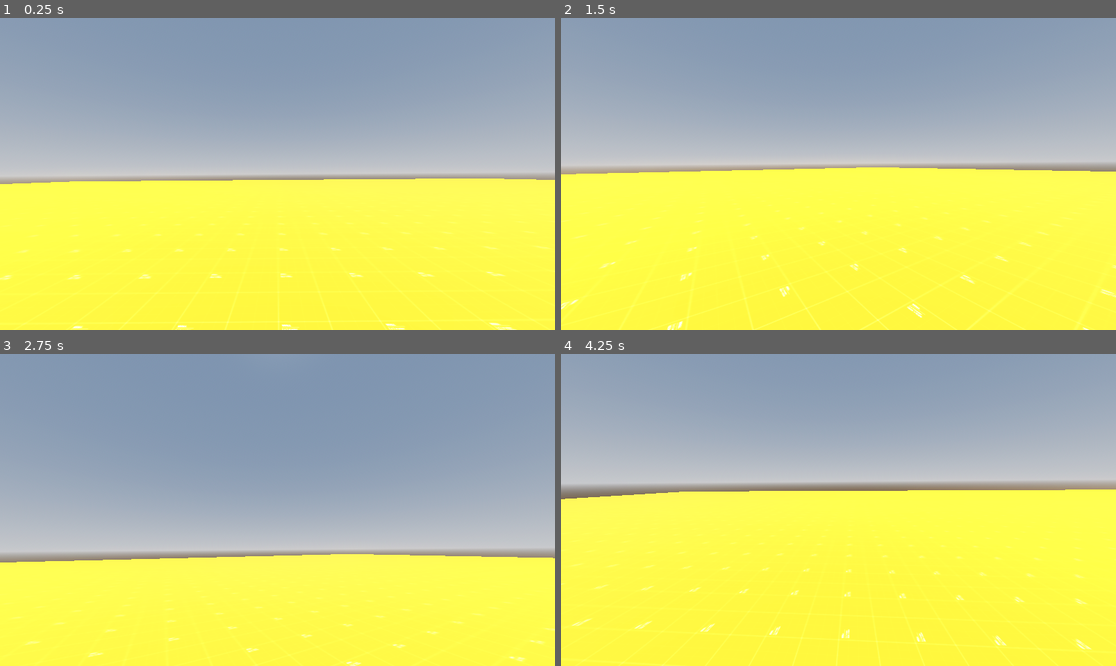
Above: before the commit, frames 1-4 (two rows, left to right).
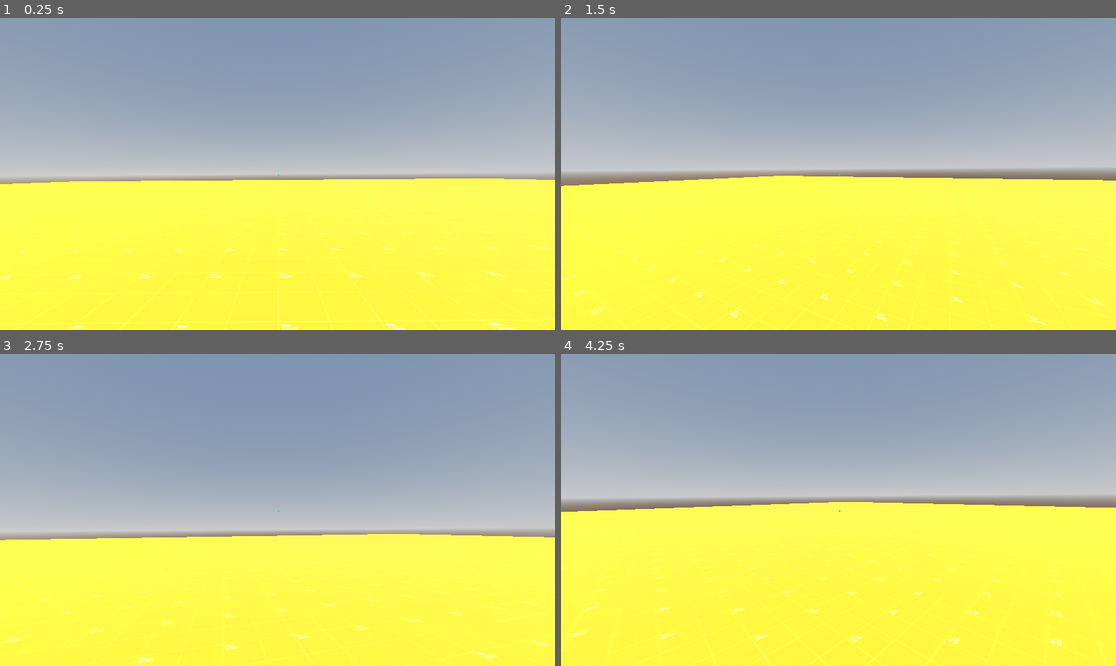
Above: after the commit, the same moments.

Repository: wdfeer/AAA-Project
Game: Godot game, scene res://game.tscn
The game is run twice, just before and just after one commit, with the same random seed, the same clock (stepped at 60 frames per second) and the same inputs.
Inputs (mouse positions are in pixels of both pictures, inside the frame that each line leads up to):
- Up to frame 1 (0.25 s): no input
- Up to frame 2 (1.5 s): tap Enter (ui_accept) at 0.5, 0.6 s; move the mouse to (866, 174) at 0.52 s; hold Up (ui_up) from 0.53 s (still down); tap Space (jump, bound only after the commit) at 0.77, 0.8, 1.07, 1.35 s; move the mouse to (810, 174) at 1.27 s
- Up to frame 3 (2.75 s): keep holding Up (ui_up); tap Space (jump, bound only after the commit) at 1.52, 1.82, 2.3 s; tap Enter (ui_accept) at 1.55, 2.1 s; move the mouse to (288, 503) at 2.02 s
- Up to frame 4 (4.25 s): keep holding Up (ui_up); move the mouse to (832, 516) at 2.77 s; tap Enter (ui_accept) at 2.85 s; tap Space (jump, bound only after the commit) at 3.02, 3.32, 3.6, 3.77, 4.07 s; move the mouse to (877, 513) at 3.52 s

The runs differ from the first frame. In frame 1, less than 0.1% of the frame differs, in the area x 50-51%, y 50-51%; in frame 2, 5.5%; in frame 3, 9.1%, in the area x 0-100%, y 50-100%; in frame 4, 8.2%.

Commit message:
Add crosshair

Diff:
--- a/Player.gd
+++ b/Player.gd
@@ -15,12 +15,12 @@
 		velocity.y -= gravity * delta
 
 	# Handle Jump.
-	if Input.is_action_just_pressed("ui_accept") and is_on_floor():
+	if Input.is_action_just_pressed("jump") and is_on_floor():
 		velocity.y = JUMP_VELOCITY
 
 	# Get the input direction and handle the movement/deceleration.
 	# As good practice, you should replace UI actions with custom gameplay actions.
-	var input_dir = Input.get_vector("ui_left", "ui_right", "ui_up", "ui_down")
+	var input_dir = Input.get_vector("left", "right", "up", "down")
 	var direction = (transform.basis * Vector3(input_dir.x, 0, input_dir.y)).normalized().rotated(Vector3.UP, camera.rotation.y)
 	if direction:
 		velocity.x = direction.x * SPEED
--- a/PlayerCamera.gd
+++ b/PlayerCamera.gd
@@ -1,6 +1,6 @@
 extends Camera3D
 
-const MOUSE_SENSITIVITY = 1;
+const MOUSE_SENSITIVITY = 0.5;
 
 func _ready():
 	Input.set_mouse_mode(Input.MOUSE_MODE_CAPTURED)
--- /dev/null
+++ b/assets/circle.svg
@@ -0,0 +1,24 @@
+<?xml version="1.0" encoding="UTF-8" standalone="no"?>
+<!-- Created with Inkscape (http://www.inkscape.org/) -->
+
+<svg
+   width="510.11697"
+   height="510.11719"
+   viewBox="0 0 134.96844 134.96851"
+   version="1.1"
+   id="svg5"
+   xmlns="http://www.w3.org/2000/svg"
+   xmlns:svg="http://www.w3.org/2000/svg">
+  <defs
+     id="defs2" />
+  <g
+     id="layer1"
+     transform="translate(-0.24908447,-0.24908446)">
+    <circle
+       style="fill:#ffffff;stroke:none;stroke-width:0;stroke-dasharray:none"
+       id="path234"
+       cx="67.733337"
+       cy="67.733337"
+       r="67.484253" />
+  </g>
+</svg>
--- a/game.tscn
+++ b/game.tscn
@@ -1,8 +1,9 @@
-[gd_scene load_steps=12 format=3 uid="uid://dg4twjbblcw5h"]
+[gd_scene load_steps=13 format=3 uid="uid://dg4twjbblcw5h"]
 
 [ext_resource type="Script" path="res://Player.gd" id="1_pr1b0"]
 [ext_resource type="Script" path="res://PlayerCamera.gd" id="2_18mc0"]
 [ext_resource type="Texture2D" uid="uid://bykbd4bs83pgc" path="res://addons/kenney_prototype_textures/orange/texture_01.png" id="2_x2qmg"]
+[ext_resource type="Texture2D" uid="uid://cg7qlx1ir41sd" path="res://assets/circle.svg" id="4_8kkm6"]
 
 [sub_resource type="ProceduralSkyMaterial" id="ProceduralSkyMaterial_iarg5"]
 sky_horizon_color = Color(0.64625, 0.65575, 0.67075, 1)
@@ -34,6 +35,28 @@
 
 [node name="Game" type="Node3D"]
 
+[node name="UI" type="Control" parent="."]
+layout_mode = 3
+anchors_preset = 0
+offset_right = 1152.0
+offset_bottom = 648.0
+
+[node name="Crosshair" type="TextureRect" parent="UI"]
+modulate = Color(0, 1, 0, 1)
+layout_mode = 1
+anchors_preset = 8
+anchor_left = 0.5
+anchor_top = 0.5
+anchor_right = 0.5
+anchor_bottom = 0.5
+offset_right = 4.0
+offset_bottom = 4.0
+grow_horizontal = 2
+grow_vertical = 2
+pivot_offset = Vector2(2, 2)
+texture = ExtResource("4_8kkm6")
+expand_mode = 1
+
 [node name="WorldEnvironment" type="WorldEnvironment" parent="."]
 environment = SubResource("Environment_b8hfi")
 
--- a/project.godot
+++ b/project.godot
@@ -13,8 +13,36 @@
 config/name="AAA Project"
 run/main_scene="res://game.tscn"
 config/features=PackedStringArray("4.0", "Forward Plus")
-config/icon="res://icon.svg"
+config/icon="res://assets/icon.svg"
 
 [dotnet]
 
 project/assembly_name="AAA Project"
+
+[input]
+
+up={
+"deadzone": 0.5,
+"events": [Object(InputEventKey,"resource_local_to_scene":false,"resource_name":"","device":-1,"window_id":0,"alt_pressed":false,"shift_pressed":false,"ctrl_pressed":false,"meta_pressed":false,"pressed":false,"keycode":0,"physical_keycode":87,"key_label":0,"unicode":119,"echo":false,"script":null)
+]
+}
+down={
+"deadzone": 0.5,
+"events": [Object(InputEventKey,"resource_local_to_scene":false,"resource_name":"","device":-1,"window_id":0,"alt_pressed":false,"shift_pressed":false,"ctrl_pressed":false,"meta_pressed":false,"pressed":false,"keycode":0,"physical_keycode":83,"key_label":0,"unicode":115,"echo":false,"script":null)
+]
+}
+left={
+"deadzone": 0.5,
+"events": [Object(InputEventKey,"resource_local_to_scene":false,"resource_name":"","device":-1,"window_id":0,"alt_pressed":false,"shift_pressed":false,"ctrl_pressed":false,"meta_pressed":false,"pressed":false,"keycode":0,"physical_keycode":65,"key_label":0,"unicode":97,"echo":false,"script":null)
+]
+}
+right={
+"deadzone": 0.5,
+"events": [Object(InputEventKey,"resource_local_to_scene":false,"resource_name":"","device":-1,"window_id":0,"alt_pressed":false,"shift_pressed":false,"ctrl_pressed":false,"meta_pressed":false,"pressed":false,"keycode":0,"physical_keycode":68,"key_label":0,"unicode":100,"echo":false,"script":null)
+]
+}
+jump={
+"deadzone": 0.5,
+"events": [Object(InputEventKey,"resource_local_to_scene":false,"resource_name":"","device":-1,"window_id":0,"alt_pressed":false,"shift_pressed":false,"ctrl_pressed":false,"meta_pressed":false,"pressed":false,"keycode":0,"physical_keycode":32,"key_label":0,"unicode":32,"echo":false,"script":null)
+]
+}
Not shown, changed: assets/circle.svg.import
Renamed: icon.svg -> assets/icon.svg
Not shown, added: assets/icon.svg.import
